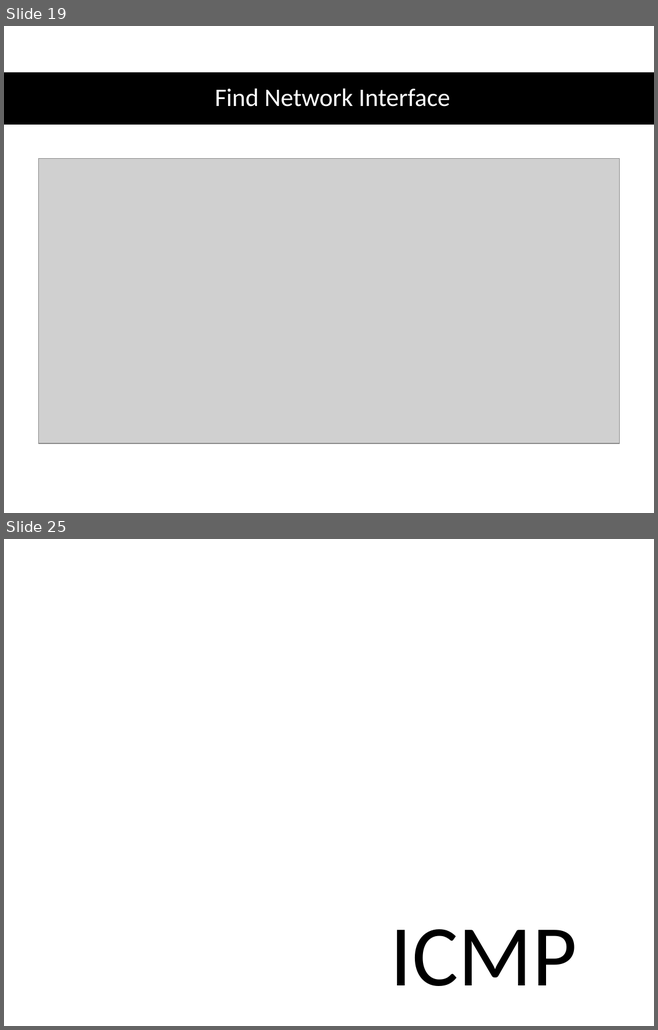
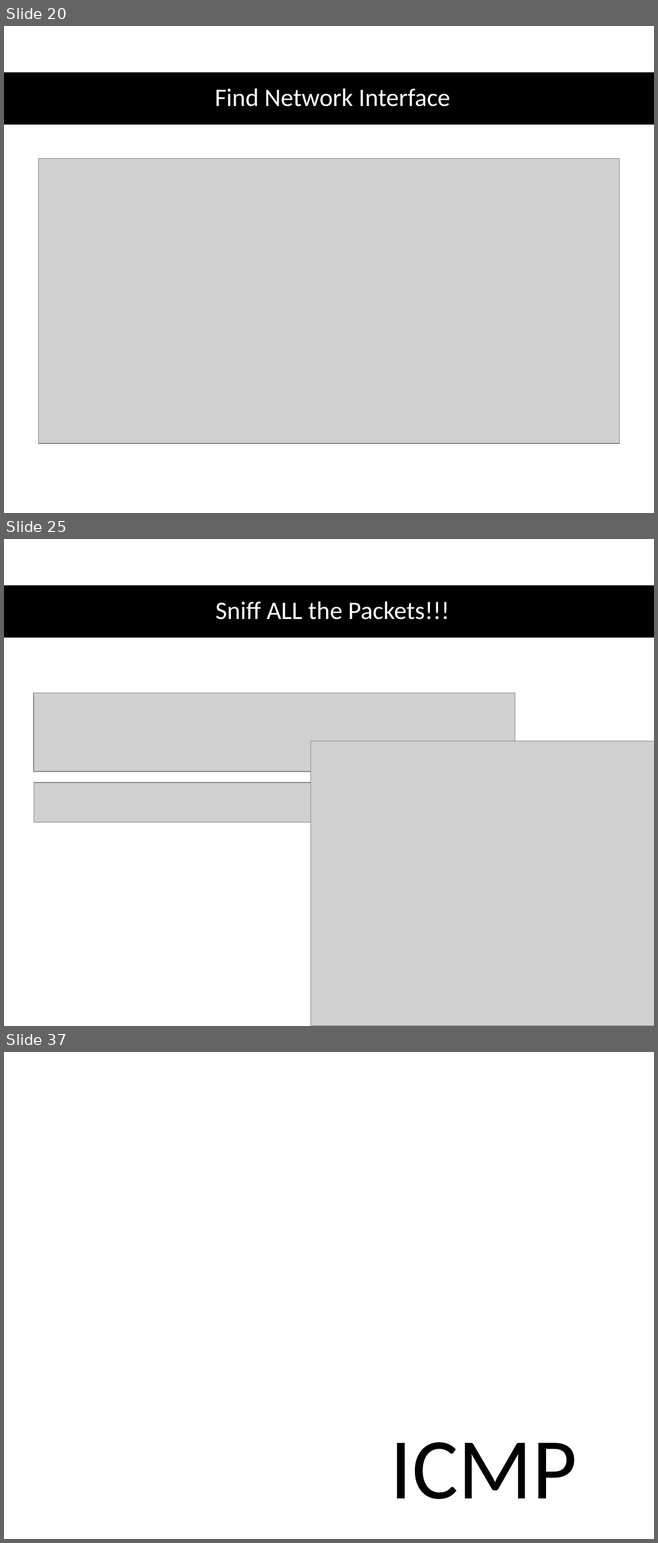
Before and after one commit to shirasael/20588, a slide deck: raw socket & libpcap & icmp.pptx. Shown one above the other, each under a label of ours: slides 19 and 25 before the commit, slides 20, 25 and 37 after it; the slides between them are not shown. The pictures are 658x1030 and 658x1543 pixels, drawn with LibreOffice and Linux fonts; fonts in the diff are those of the drawing; grey boxes stand for pictures; background and template pictures are left out. Boxes give left, top, right and bottom in pixels: in the first picture for what was removed or moved away, otherwise in the second. Text is boxed around its words. In the diff, an @@ line names an element or a change of style, - is before the commit and + after.

```diff
--- a/raw socket & libpcap & icmp.pptx
+++ b/raw socket & libpcap & icmp.pptx
@@ slide 25 added at <box>4,539,654,1026</box>, background #FFFFFF @@
@@ rectangle added at <box>4,585,654,638</box>, fill #000000 @@
@@ title added at <box>215,601,449,620</box>, 28 pt, text #FFFFFF @@
+Sniff ALL the Packets!!!
@@ picture added at <box>34,693,515,772</box> @@
@@ picture added at <box>311,741,654,1026</box> @@
@@ picture added at <box>34,783,565,822</box> @@
@@ what was slide 19 is now slide 20 @@
@@ what was slide 25 is now slide 37 @@
```
Also in this commit, not shown: 2 slides changed, 16 other slides added, 4 slides removed.
